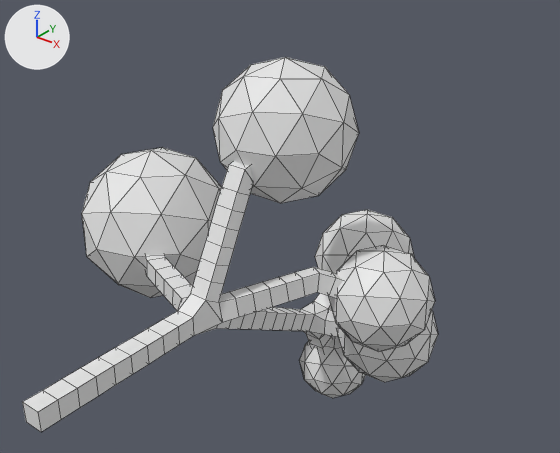
The FBX model Assets/Models/Environment/Tree.fbx, before and after one commit.
Before and after are seen from a 50 mm camera at (11.52, -6.47, 10.16) aimed at (-0.52, 8.59, 0.82). Lighting does not change. The marker at upper left points along +X, +Y and +Z. Mesh edges are drawn as thin lines. Vertices at the same position are counted once.
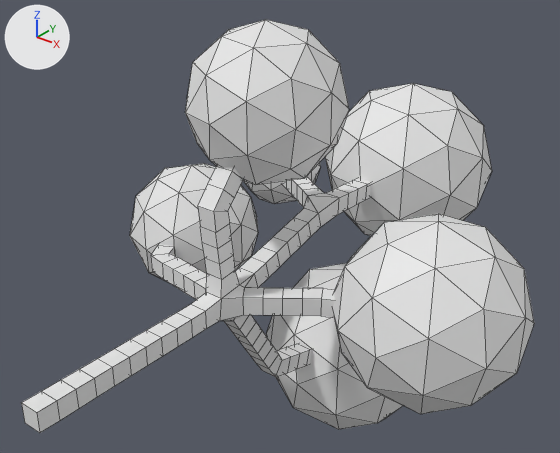
Pixel boxes (x1, y1, x2, y2) of what changed, in the pictures (560 x 453 px; the box of a moved part takes in the faces that stretch with it):
'Plane', reshaped (23% wider, 10% taller)
    before: (22, 57, 438, 432)
    after: (21, 20, 534, 433)
part 1 of me_plane_001, moved or reshaped
    before: (315, 210, 414, 273)
    after: (332, 214, 534, 414)
part 2 of me_plane_001, moved or reshaped
    before: (82, 147, 221, 298)
    after: (130, 163, 258, 280)
part 3 of me_plane_001, moved or reshaped
    before: (328, 245, 435, 352)
    after: (185, 20, 349, 185)
part 4 of me_plane_001, moved or reshaped
    before: (300, 336, 365, 398)
    after: (266, 263, 403, 429)
part 5 of me_plane_001, moved or reshaped
    before: (213, 57, 359, 203)
    after: (325, 83, 492, 236)
part 6 of me_plane_001, moved or reshaped
    before: (337, 311, 438, 382)
    after: (244, 162, 321, 204)
part 7 of me_plane_001, rebuilt
    before: (22, 161, 343, 432)
    after: (21, 165, 371, 433)

What changed in the scene script:
```text
Change me_plane_001:
    used by ob_plane; location = (0.0, 0.0, 0.0)
    remove me_plane_001.from_pydata(...)  # 505 vertices, 741 faces; spans x -5.98..4.0, y 0.02..13.64, z -5.57..5.66
    add me_plane_001.from_pydata(...)  # 609 vertices, 842 faces; spans x -5.45..6.6, y 0.0..17.21, z -7.14..6.67
    me_plane_001 part 1: the loose piece of 42 vertices spanning x -1.39..1.61, y 10.49..13.64, z -3.02..0.13 is turned 180 degrees about the y axis through its middle and scaled by 1.56, then moved by (4.16, -3.6, 1.45)
    me_plane_001 part 2: the loose piece of 42 vertices spanning x -5.98..-1.82, y 4.92..9.29, z -1.68..2.69 is turned -180 degrees about the y axis through its middle and scaled by 0.894, then moved by (0.31, 1.22, -0.51)
    me_plane_001 part 3: the loose piece of 42 vertices spanning x 1.36..4.0, y 7.43..10.2, z -1.77..1.01 is turned -180 degrees about the y axis through its middle and scaled by 1.43, then moved by (-2.68, -1.4, 5.06)
    me_plane_001 part 4: the loose piece of 42 vertices spanning x -0.87..1.24, y 9.34..11.57, z -5.57..-3.35 is turned 180 degrees about the y axis through its middle and scaled by 2.47, then moved by (-0.19, 1.05, 0.07)
    me_plane_001 part 5: the loose piece of 42 vertices spanning x -1.8..1.73, y 6.33..10.03, z 1.96..5.66 is turned -180 degrees about the y axis through its middle and scaled by 1.45, then moved by (0.04, 6.35, -2.84)
    me_plane_001 part 6: the loose piece of 42 vertices spanning x 0.58..3.4, y 8.96..11.93, z -4.01..-1.04 is turned -180 degrees about the y axis through its middle and scaled by 0.902, then moved by (-5.12, 1.37, 3.59)
    me_plane_001 part 7: the loose piece of 253 vertices spanning x -3.92..2.76, y 0.02..11.77, z -3.92..3.78 is rebuilt with 357 vertices and now spans x -4.03..4.89, y 0.0..15.09, z -4.43..5.24
```
